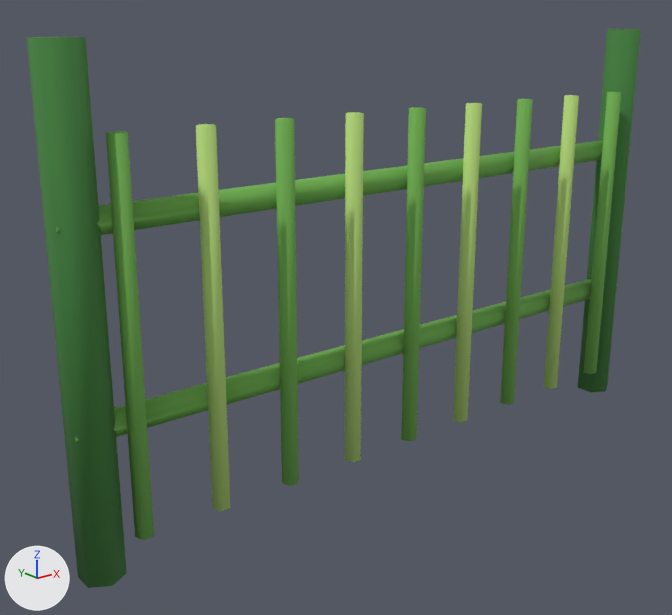
The Blender file art/env/fence_bamboo.blend, before and after one commit.
One viewpoint serves both versions: a camera (50 mm lens) standing at (-1.82, -1.96, 1.34) and looking at (-0.18, 0.09, 0.52). The lights are fixed; the arrows at lower left show +X, +Y and +Z. The picture after the commit comes second. Objects named as collision shapes, trigger or cutter boxes, shadow casters or lower levels of detail are left out.

In view in the first picture: 'Fence'.
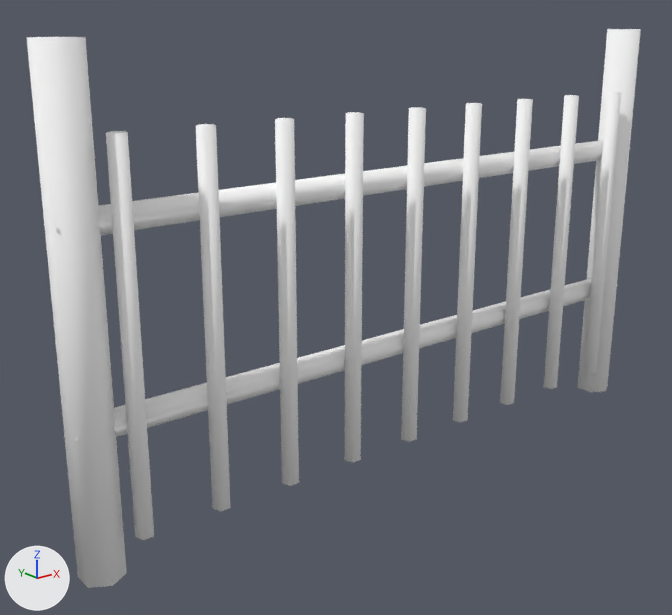
Pixel boxes (x1, y1, x2, y2) of what changed, in the pictures (672 x 615 px):
part 1 of me_fence, recoloured
    both: (27, 29, 641, 588)
part 2 of me_fence, recoloured (green to white)
    both: (56, 92, 621, 540)
part 3 of me_fence, recoloured
    both: (196, 95, 579, 511)

Patch to the scene script:
```diff
--- a/art/env/fence_bamboo.blend.py
+++ b/art/env/fence_bamboo.blend.py
@@ mat_vk_vcol @@
+mat_vk_vcol = principled_material('VK_vcol')
+mat_vk_vcol.base_color = (1.0, 1.0, 1.0)  # white #ffffff
+mat_vk_vcol.roughness = 0.9
@@ me_fence @@
 me_fence.from_pydata(...)  # 138 vertices, 95 faces; spans x -1.05..1.05, y -0.07..0.06, z 0.0..1.3
 # used by ob_fence; location = (0.0, 0.0, 0.0)
+# me_fence part 1: all 16 faces that had it switch from mat_vk_bamboo_dark (green #3f7d3a) to mat_vk_vcol (white #ffffff)
+# me_fence part 2: all 51 faces that had it switch from mat_vk_bamboo (green #6fae4f) to mat_vk_vcol (white #ffffff)
+# me_fence part 3: all 28 faces that had it switch from mat_vk_bamboo_light (green #b4d878) to mat_vk_vcol (white #ffffff)
```
